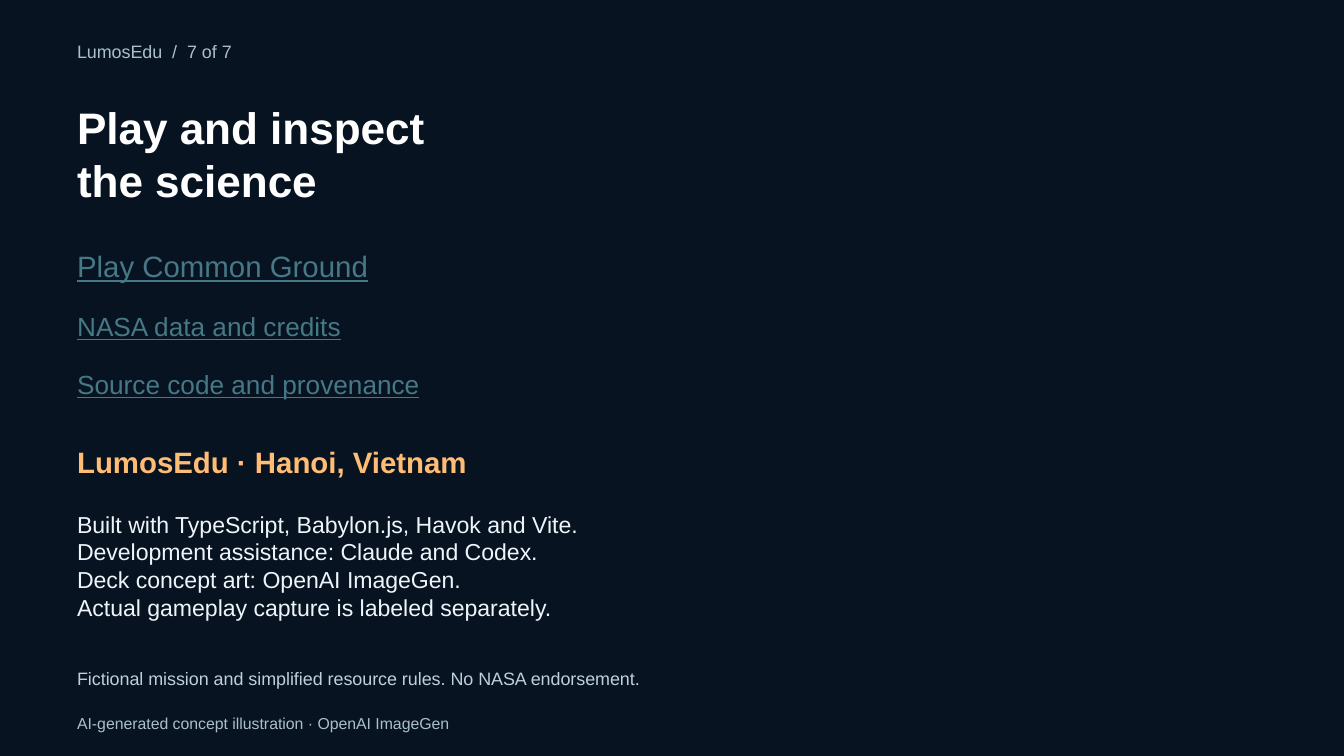
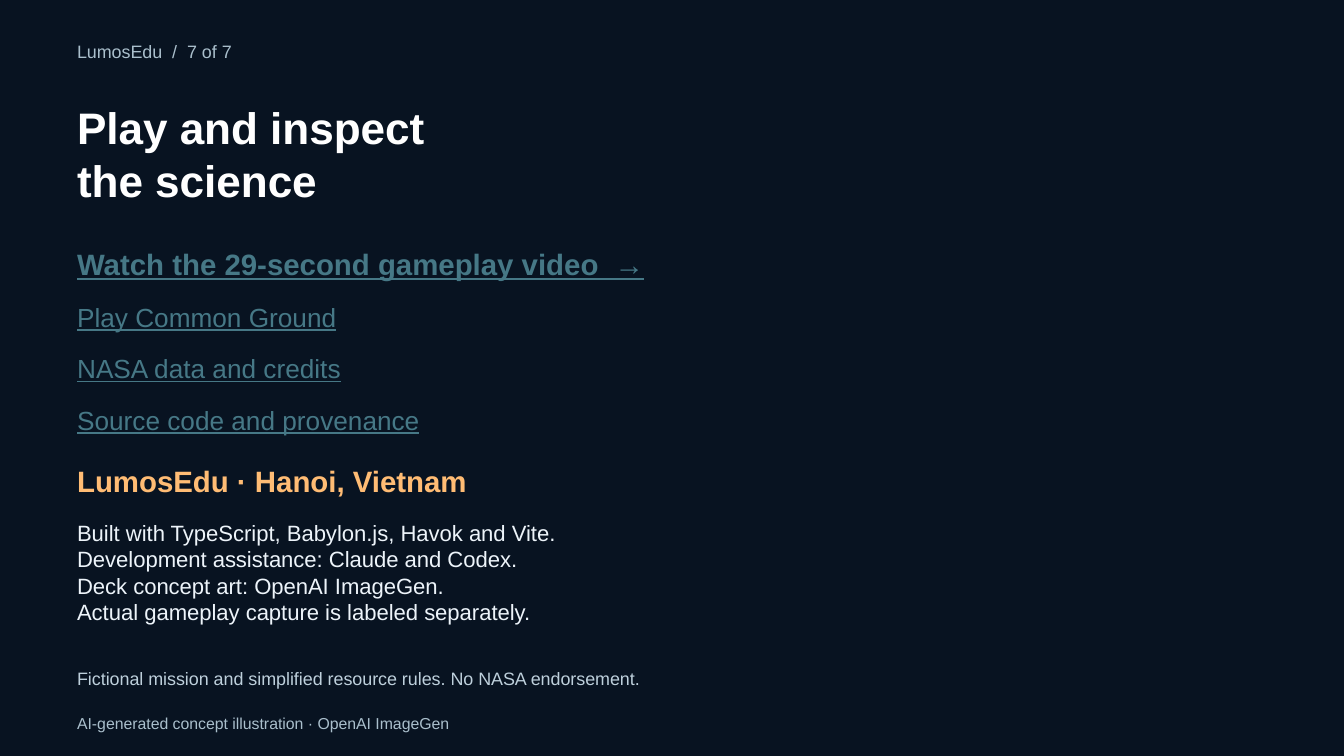
Before and after one commit to LumosLab-Innovation/nasa-space-apps-2026, a slide deck: slide 7 of docs/submission/LumosEdu_Common_Ground_7_slides.pptx. Drawn at 1344x756 pixels with LibreOffice and Linux fonts; fonts in the diff are those of the drawing; background and template pictures are left out. Boxes give left, top, right and bottom in pixels: in the first picture for what was removed or moved away, otherwise in the second. Text is boxed around its words. In the diff, an @@ line names an element or a change of style, - is before the commit and + after.

Commit message:
docs: add gameplay video and link from final demo slide

```diff
--- a/docs/submission/LumosEdu_Common_Ground_7_slides.pptx
+++ b/docs/submission/LumosEdu_Common_Ground_7_slides.pptx
@@ text added at [77, 254, 599, 281], 21 pt, text #467886, bold, underline @@
+Watch the 29-second gameplay video →
@@ text "Play Common Ground": place and size @@
-text "Play Common Ground" at [77, 256, 368, 283]
+text "Play Common Ground" at [77, 308, 336, 332]
@@ text "Play Common Ground" at [77, 308, 336, 332]: size 21 to 18.8 pt @@
@@ text "NASA data and credits": place and size @@
-text "NASA data and credits" at [77, 317, 340, 340]
+text "NASA data and credits" at [77, 359, 340, 382]
@@ text "Source code and provenance": place and size @@
-text "Source code and provenance" at [77, 375, 419, 400]
+text "Source code and provenance" at [77, 411, 419, 435]
@@ text "LumosEdu · Hanoi, Vietnam": place and size @@
-text "LumosEdu · Hanoi, Vietnam" at [77, 451, 467, 478]
+text "LumosEdu · Hanoi, Vietnam" at [77, 470, 467, 497]
@@ text "Built with TypeScript, Babylon.js, Havok ...": place and size @@
-text "Built with TypeScript, Babylon.js, Havok ..." at [77, 516, 578, 621]
+text "Built with TypeScript, Babylon.js, Havok ..." at [77, 525, 556, 625]
@@ text "Built with TypeScript, Babylon.js, Havok ..." at [77, 525, 556, 625]: size 16.5 to 15.8 pt @@
```
Also in this commit, not shown: 2 other files.
